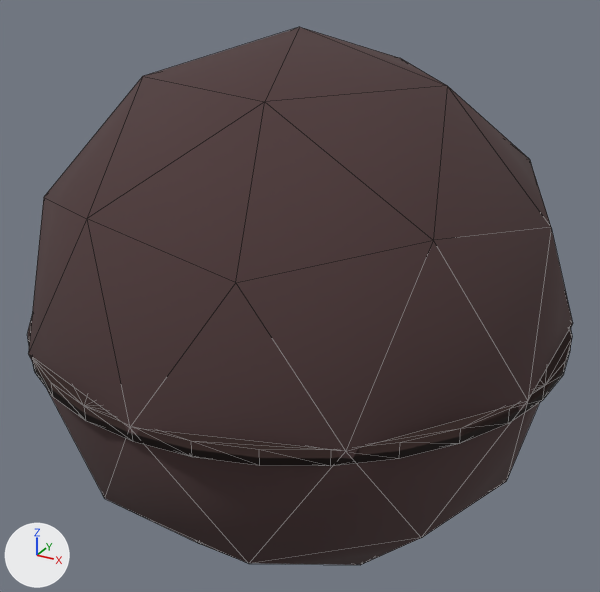
Renders of the glTF model assets/6.glb from each side of a commit.
Camera for both pictures: a 50 mm lens placed at (9.55, -17.35, 8.85), pointed at (-0.02, 0.06, 0.14). The lights are fixed; the arrows at lower left show +X, +Y and +Z. Mesh edges are drawn as thin lines. Where no turn or scale is listed for an object, it has been applied to the vertices. Vertices at the same position are counted once.

Names of what the first picture shows: 'envirosphere.010', 'ground.012'.
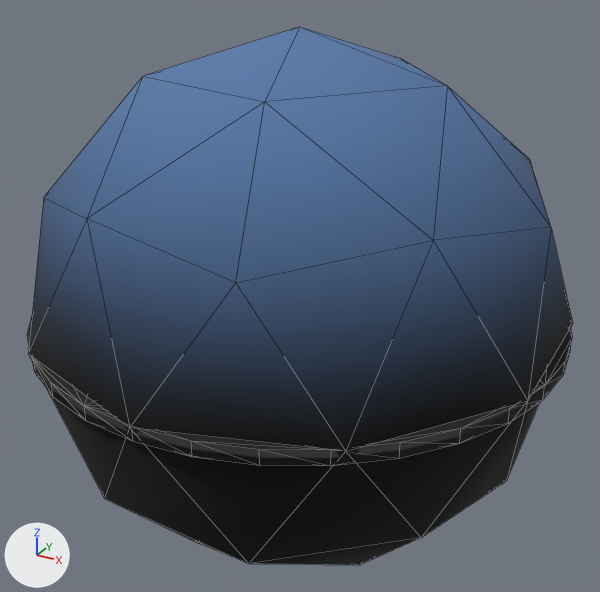
Where the change shows, as pixel boxes [x1, y1, x2, y2] in the pictures (600 x 592 px):
'envirosphere.010', surface changed: [28, 27, 573, 565] in both
'ground.012', recoloured: [27, 318, 571, 466] in both

The edits, one by one:
Picture 'AO_ground6' (img_ao_ground6) is new.
Picture 'skyes@3x' (img_skyes_3x) is new.
In material 'envirosphere' (mat_envirosphere), base_color is no longer (0.0766, 0.0417, 0.0421), brown #4e3a3a.
In material 'envirosphere' (mat_envirosphere), texture is now set to img_skyes_3x.
Material 'ground 6' (mat_ground_6) is new.
Its texture is img_ao_ground6.
Its roughness is 1.0.
me_icosphere_088 has 42 vertices, 80 faces and spans x -0.95..0.95, y -1.0..1.0, z -1.0..1.0.
me_icosphere_088 is used by ob_envirosphere_010; location (0.0, 0.0, 0.0); scale (-6.84, -6.84, -6.84).
me_icosphere_088 part 1: texture (UV) coordinates of 80 of 80 faces, centred in x -0.93..0.93, y -0.89..0.89, z -0.9..0.9, changed; they spanned u 0.0..1.0, v 0.0..0.47 and now span u 0.53..0.96, v 0.06..0.27.
me_cylinder_053 has 64 vertices, 124 faces and spans x -6.79..6.79, y -6.79..6.79, z -0.18..0.18.
me_cylinder_053 no longer uses material mat_ground_4_001 (brown #33201e).
me_cylinder_053 now uses material mat_ground_6 (picture img_ao_ground6).
